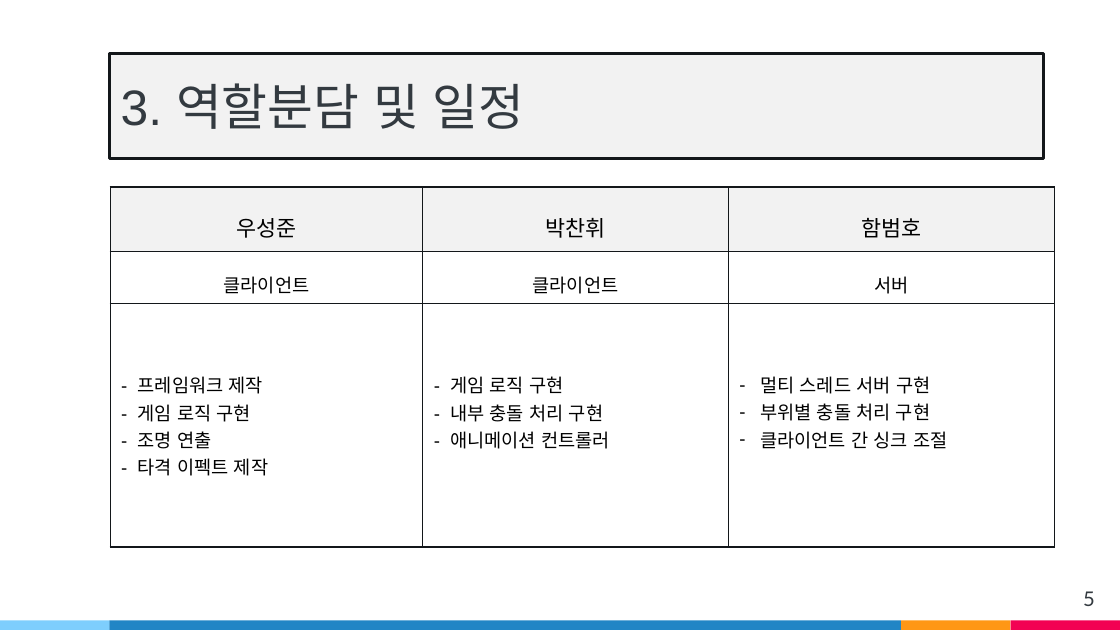
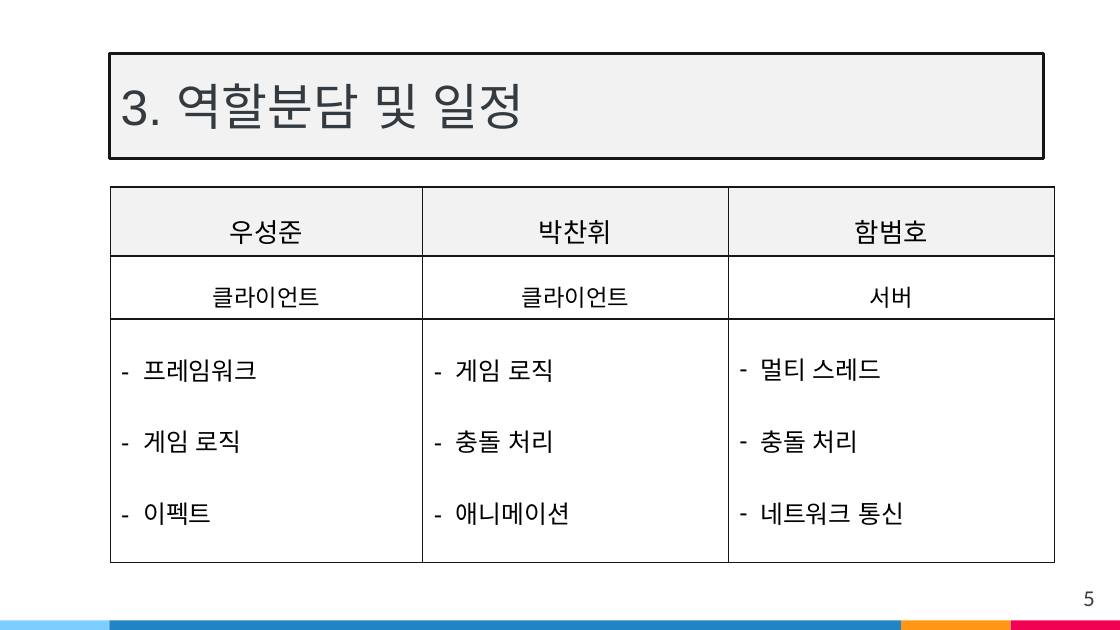
Before and after one commit to wsj2681/Anger_Control_Disoder, a slide deck: slide 5 of Capstone Design/발표자료/중간발표/v3.pptx. Drawn at 1120x630 pixels with LibreOffice and Linux fonts; fonts in the diff are those of the drawing. Boxes give left, top, right and bottom in pixels: in the first picture for what was removed or moved away, otherwise in the second. Text is boxed around its words. In the diff, an @@ line names an element or a change of style, - is before the commit and + after.

```diff
--- a/Capstone Design/발표자료/중간발표/v3.pptx
+++ b/Capstone Design/발표자료/중간발표/v3.pptx
@@ table at [110,187,1054,559] @@
-row 3: - 프레임워크 제작 / - 게임 로직 구현 / - 조명 연출 / - 타격 이펙트 제작 | - 게임 로직 구현 / - 내부 충돌 처리 구현 / - 애니메이션 컨트롤러 | 멀티 스레드 서버 구현 / 부위별 충돌 처리 구현 / 클라이언트 간 싱크 조절
+row 3: - 프레임워크 / - 게임 로직 / - 이펙트 | - 게임 로직 / - 충돌 처리 / - 애니메이션 | 멀티 스레드 / 충돌 처리 / 네트워크 통신
@@ size 14 to 17 pt in "우성준", "박찬휘", "함범호" @@
@@ size 12 to 15 pt in "클라이언트", "클라이언트", "서버" @@
```
Also in this commit, not shown: 5 other slides changed, 1 slide added, 3 other files.
